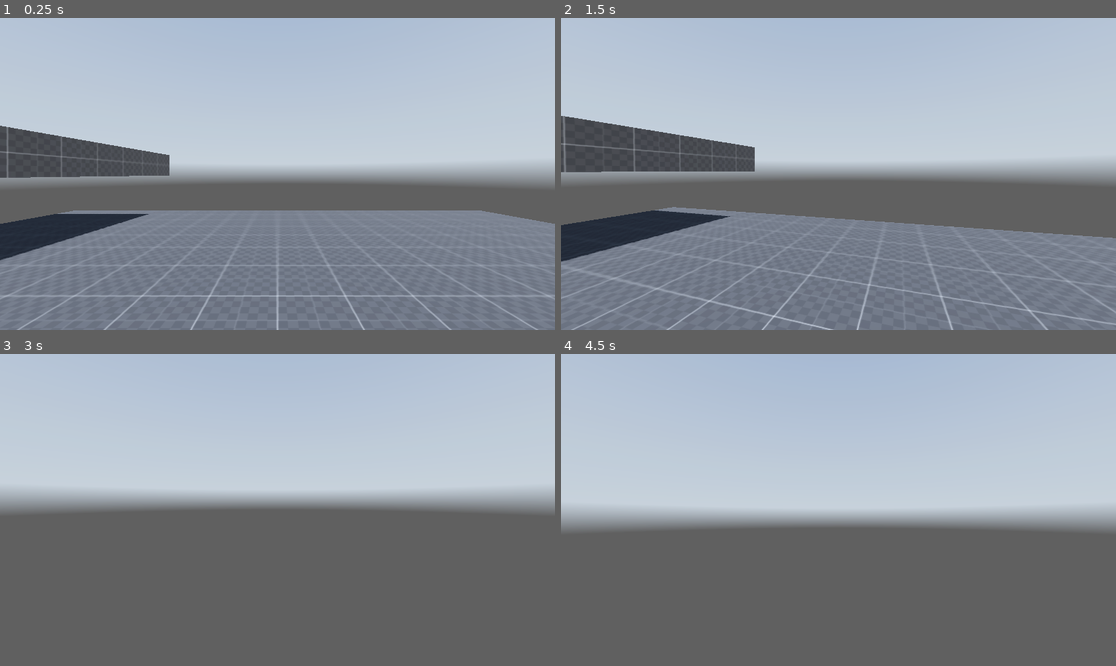
Above: before the commit, frames 1-4 (two rows, left to right).
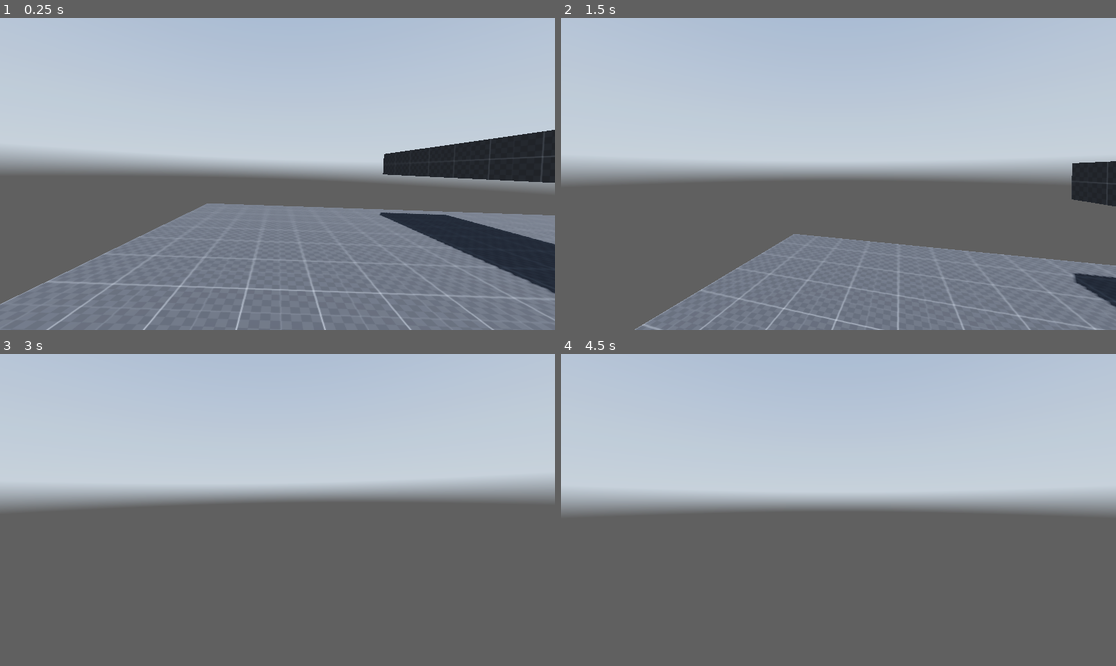
Above: after the commit, the same moments.

Repository: binary-soup/GMTK_2024
Game: Godot game, scene res://main.tscn
Same seed, same stepped clock (60 frames per second), same inputs: the game is played once before the commit and once after it. A sky picture missing from this copy of the repository is replaced by a grey-blue gradient.
Inputs (mouse positions are in pixels of both pictures, inside the frame that each line leads up to):
- Up to frame 1 (0.25 s): no input
- Up to frame 2 (1.5 s): tap Enter (ui_accept) at 0.5, 0.8, 1.35 s; move the mouse to (866, 174) at 0.52 s; hold Ctrl (crouch) 0.53-1.28 s; hold W (forward) from 0.53 s (still down); tap Space (jump, bound only after the commit) at 0.77, 1.07 s; move the mouse to (810, 174) at 1.27 s
- Up to frame 3 (3 s): keep holding W (forward); tap Space (jump, bound only after the commit) at 1.52, 1.82, 2.3, 2.85 s; tap Alt (free_look, bound only after the commit) at 1.55 s; move the mouse to (288, 503) at 2.02 s; hold Alt (free_look, bound only after the commit) 2.03-2.78 s; move the mouse to (271, 516) at 2.77 s
- Up to frame 4 (4.5 s): keep holding W (forward); tap Space (jump, bound only after the commit) at 3.02, 3.32, 3.77, 4.07 s; tap Ctrl (crouch) at 3.05 s; tap Enter (ui_accept) at 3.5, 3.8, 4.25 s; move the mouse to (877, 513) at 3.52 s; hold Ctrl (crouch) 3.53-4.28 s; tap Tab (pause, bound only after the commit) at 4.15 s; move the mouse to (794, 506) at 4.27 s; tap Shift (sprint) at 4.35 s

The runs differ from the first frame. In frame 1, 20% of the frame differs, in the area x 0-100%, y 34-100%; in frame 2, 23%, in the area x 0-100%, y 31-100%; in frame 3, 5.1%; in frame 4, 9.8%.

Commit message:
finish first person controller tutorial

Diff:
--- /dev/null
+++ b/main.gd
@@ -0,0 +1 @@
+extends Node3D
--- a/main.tscn
+++ b/main.tscn
@@ -1,8 +1,10 @@
 [gd_scene load_steps=10 format=3 uid="uid://cxcny0gd1ej06"]
 
+[ext_resource type="Script" path="res://main.gd" id="1_wbl0i"]
 [ext_resource type="Texture2D" uid="uid://ggiy26baovxx" path="res://assets/kloofendal_48d_partly_cloudy_puresky_2k.hdr" id="2_a688t"]
 [ext_resource type="Texture2D" uid="uid://bpna1b7xota1h" path="res://assets/texture_07.png" id="2_nfujs"]
-[ext_resource type="Script" path="res://scenes/player.gd" id="3_jisql"]
+[ext_resource type="PackedScene" uid="uid://cea8sd3tqu26" path="res://scenes/player.tscn" id="3_2dduu"]
+[ext_resource type="Script" path="res://pause_menu.gd" id="5_tl7ko"]
 
 [sub_resource type="PanoramaSkyMaterial" id="PanoramaSkyMaterial_lcygp"]
 panorama = ExtResource("2_a688t")
@@ -20,12 +22,8 @@
 albedo_texture = ExtResource("2_nfujs")
 uv1_triplanar = true
 
-[sub_resource type="CapsuleShape3D" id="CapsuleShape3D_e8hh8"]
-
-[sub_resource type="CapsuleShape3D" id="CapsuleShape3D_x6s4p"]
-height = 1.2
-
-[node name="World" type="Node3D"]
+[node name="Main" type="Node3D"]
+script = ExtResource("1_wbl0i")
 
 [node name="Env" type="Node3D" parent="."]
 
@@ -45,27 +43,14 @@
 material = SubResource("StandardMaterial3D_2nu0a")
 
 [node name="CSGBox3D2" type="CSGBox3D" parent="Stage"]
-transform = Transform3D(1, 0, 0, 0, 1, 0, 0, 0, 1, -15.3154, 2.22533, 0)
+transform = Transform3D(1, 0, 0, 0, 1, 0, 0, 0, 1, 0.0877521, 2.22533, 0)
 use_collision = true
-size = Vector3(20, 1, 20)
+size = Vector3(3, 1, 20)
 material = SubResource("StandardMaterial3D_2nu0a")
 
-[node name="Player" type="CharacterBody3D" parent="."]
-script = ExtResource("3_jisql")
+[node name="Player" parent="." instance=ExtResource("3_2dduu")]
+transform = Transform3D(1, 0, 0, 0, 1, 0, 0, 0, 1, -6.60098, 0, 0)
 
-[node name="StandingCollisionShape" type="CollisionShape3D" parent="Player"]
-transform = Transform3D(1, 0, 0, 0, 1, 0, 0, 0, 1, 0, 1, 0)
-shape = SubResource("CapsuleShape3D_e8hh8")
-
-[node name="CrouchingCollisionShape" type="CollisionShape3D" parent="Player"]
-transform = Transform3D(1, 0, 0, 0, 1, 0, 0, 0, 1, 0, 0.6, 0)
-shape = SubResource("CapsuleShape3D_x6s4p")
-disabled = true
-
-[node name="Head" type="Node3D" parent="Player"]
-transform = Transform3D(1, 0, 0, 0, 1, 0, 0, 0, 1, 0, 1.8, 0)
-
-[node name="Camera3D" type="Camera3D" parent="Player/Head"]
-
-[node name="RayCast3D" type="RayCast3D" parent="Player"]
-target_position = Vector3(0, 2, 0)
+[node name="PauseMenu" type="Node" parent="."]
+process_mode = 3
+script = ExtResource("5_tl7ko")
--- /dev/null
+++ b/pause_menu.gd
@@ -0,0 +1,25 @@
+extends Node
+
+var paused : bool :
+	get:
+		return paused
+	set(val):
+		paused = val
+		get_tree().paused = val
+
+		if val:
+			Input.set_mouse_mode(Input.MOUSE_MODE_VISIBLE)
+		else:
+			Input.set_mouse_mode(Input.MOUSE_MODE_CAPTURED)
+
+
+func _ready() -> void:
+	paused = false
+
+
+func _process(_delta: float) -> void:
+	if Input.is_action_just_pressed("quit"):
+		get_tree().quit()
+
+	if Input.is_action_just_pressed("pause"):
+		paused = !paused
--- a/project.godot
+++ b/project.godot
@@ -52,3 +52,18 @@
 "events": [Object(InputEventKey,"resource_local_to_scene":false,"resource_name":"","device":-1,"window_id":0,"alt_press …(195 unchanged characters)…
 ]
 }
+free_look={
+"deadzone": 0.5,
+"events": [Object(InputEventKey,"resource_local_to_scene":false,"resource_name":"","device":-1,"window_id":0,"alt_pressed":false,"shift_pressed":false,"ctrl_pressed":false,"meta_pressed":false,"pressed":false,"keycode":0,"physical_keycode":4194328,"key_label":0,"unicode":0,"location":0,"echo":false,"script":null)
+]
+}
+pause={
+"deadzone": 0.5,
+"events": [Object(InputEventKey,"resource_local_to_scene":false,"resource_name":"","device":-1,"window_id":0,"alt_pressed":false,"shift_pressed":false,"ctrl_pressed":false,"meta_pressed":false,"pressed":false,"keycode":0,"physical_keycode":4194306,"key_label":0,"unicode":0,"location":0,"echo":false,"script":null)
+]
+}
+jump={
+"deadzone": 0.5,
+"events": [Object(InputEventKey,"resource_local_to_scene":false,"resource_name":"","device":-1,"window_id":0,"alt_pressed":false,"shift_pressed":false,"ctrl_pressed":false,"meta_pressed":false,"pressed":false,"keycode":0,"physical_keycode":32,"key_label":0,"unicode":32,"location":0,"echo":false,"script":null)
+]
+}
--- a/scenes/player.gd
+++ b/scenes/player.gd
@@ -1,67 +1,108 @@
 extends CharacterBody3D
 
 # nodes
-@onready var head: Node3D = $Head
+@onready var neck: Node3D = $Neck
+@onready var head: Node3D = $Neck/Head
+@onready var eyes: Node3D = $Neck/Head/Eyes
 @onready var standing_collision_shape: CollisionShape3D = $StandingCollisionShape
 @onready var crouching_collision_shape: CollisionShape3D = $CrouchingCollisionShape
 @onready var ray_cast_3d: RayCast3D = $RayCast3D
-
-# movement constants
+@onready var camera_3d: Camera3D = $Neck/Head/Eyes/Camera3D
+@onready var eyes_anim: AnimationPlayer = $Neck/Head/Eyes/AnimationPlayer
+@onready var slide_timer: Timer = $SlideTimer
+
+
+# look constants
 @export var MOUSE_SENS := 0.005
-@export var ACCELERATION := 0.5
+@export var FREE_LOOK_LERP := 10.0
+@export var FREE_LOOK_TILT := PI/64
+
+# movement constants and vars
+@export var FLOOR_ACCELERATION := 0.5
+@export var AIR_ACCELERATION := 0.2
+
 @export var WALK_SPEED := 5.0
 @export var SPRINT_SPEED := 8.0
 @export var CROUCH_SPEED := 3.0
+@export var JUMP_SPEED := 4.5
+
+var prev_velocity : Vector3
 
 # crouching constants
-@export var HEAD_HEIGHT := 1.8
 @export var CROUCH_DEPTH := -0.5
 @export var CROUCH_LERP := 10.0
 
-const JUMP_VELOCITY := 4.5
-
-# move state
+# slide constants and vars
+@export var SLIDE_SPEED := 10.0
+@export var SLIDE_TILT := PI/64
+@export var SLIDE_TILT_LERP := 10.0
+var slide_dir : Vector2
+
+# head bob constants and vars
+@export var HEAD_BOB_SPRINT_SPEED := 22.0
+@export var HEAD_BOB_WALK_SPEED := 14.0
+@export var HEAD_BOB_CROUCH_SPEED := 10.0
+
+@export var HEAD_BOB_SPRINT_INTENSITY := 0.2
+@export var HEAD_BOB_WALK_INTENSITY := 0.1
+@export var HEAD_BOB_CROUCH_INTENSITY := 0.05
+
+@export var HEAD_BOB_LERP := 10.0
+
+var head_bob_vec := Vector2()
+var head_bob_index := 0.0
+var head_bob_curr_intensity := 0.0
+
+# move states
 enum MOVE_STATE {
-	WALK, SPRINT, CROUCH
+	WALK, SPRINT, CROUCH, SLIDE
 }
 var move_state := MOVE_STATE.WALK
-
-
-func _ready() -> void:
-	Input.set_mouse_mode(Input.MOUSE_MODE_CAPTURED)
+var free_looking := false
 
 
 func _input(event: InputEvent) -> void:
 	if event is InputEventMouseMotion:
-		rotate_y(-event.relative.x * MOUSE_SENS)
-		head.rotate_x(-event.relative.y * MOUSE_SENS)
-		head.rotation.x = clamp(head.rotation.x, -PI/2, PI/2)
+		_handle_look(event.relative)
+
+
+func _handle_look(relative : Vector2) -> void:
+	if free_looking:
+		neck.rotate_y(-relative.x * MOUSE_SENS)
+		neck.rotation.y = clamp(neck.rotation.y, -2*PI/3, 2*PI/3)
+	else:
+		rotate_y(-relative.x * MOUSE_SENS)
+
+	head.rotate_x(-relative.y * MOUSE_SENS)
+	head.rotation.x = clamp(head.rotation.x, -PI/2, PI/2)
 
 
 func _physics_process(delta: float) -> void:
-	if Input.is_action_just_pressed("quit"):
-		get_tree().quit()
-
-	# Add the gravity.
-	if not is_on_floor():
-		velocity += get_gravity() * delta
-
-	# Handle jump.
-	if Input.is_action_just_pressed("ui_accept") and is_on_floor():
-		velocity.y = JUMP_VELOCITY
-
 	_handle_move_state()
-	_handle_crouching(delta)
+
+	_handle_head_bob(delta)
+	_handle_free_looking(delta)
+	_handle_crouching_height(delta)
+
 	_handle_xz_movement()
-
+	_handle_y_movement(delta)
+
+	prev_velocity = velocity
 	move_and_slide()
 
 
 func _handle_move_state() -> void:
+	if move_state == MOVE_STATE.SLIDE:
+		return
+
 	if Input.is_action_pressed("crouch"):
-		move_state = MOVE_STATE.CROUCH
-		return
-
+		if move_state == MOVE_STATE.SPRINT and _get_input_dir() != Vector2.ZERO:
+			_start_slide()
+		else:
+			move_state = MOVE_STATE.CROUCH
+		return
+
+	# when existing crouch state, check for room above head
 	if move_state == MOVE_STATE.CROUCH and ray_cast_3d.is_colliding():
 		return
 
@@ -72,13 +113,56 @@
 	move_state = MOVE_STATE.WALK
 
 
-func _handle_crouching(delta: float) -> void:
-	if move_state == MOVE_STATE.CROUCH:
-		head.position.y = lerp(head.position.y, HEAD_HEIGHT + CROUCH_DEPTH, delta*CROUCH_LERP)
+func _handle_head_bob(delta: float) -> void:
+	if !is_on_floor() or move_state == MOVE_STATE.SLIDE or _get_input_dir() == Vector2.ZERO:
+		eyes.position.y = lerp(eyes.position.y, 0.0, delta * HEAD_BOB_LERP)
+		eyes.position.x = lerp(eyes.position.x, 0.0, delta * HEAD_BOB_LERP)
+		return
+
+	match (move_state):
+		MOVE_STATE.CROUCH:
+			head_bob_curr_intensity = HEAD_BOB_CROUCH_INTENSITY
+			head_bob_index += HEAD_BOB_CROUCH_SPEED * delta
+		MOVE_STATE.SPRINT:
+			head_bob_curr_intensity = HEAD_BOB_SPRINT_INTENSITY
+			head_bob_index += HEAD_BOB_SPRINT_SPEED * delta
+		_:
+			head_bob_curr_intensity = HEAD_BOB_WALK_INTENSITY
+			head_bob_index += HEAD_BOB_WALK_SPEED * delta
+
+	head_bob_vec.y = sin(head_bob_index)
+	head_bob_vec.x = sin(head_bob_index/2.0)+0.5
+
+	eyes.position.y = lerp(eyes.position.y, head_bob_vec.y * (head_bob_curr_intensity/2.0), delta * HEAD_BOB_LERP)
+	eyes.position.x = lerp(eyes.position.x, head_bob_vec.x * head_bob_curr_intensity, delta * HEAD_BOB_LERP)
+
+
+func _handle_free_looking(delta: float) -> void:
+	if Input.is_action_pressed("free_look") or move_state == MOVE_STATE.SLIDE:
+		free_looking = true
+		if move_state == MOVE_STATE.SLIDE:
+			eyes.rotation.z = lerp(eyes.rotation.z, -SLIDE_TILT, delta * SLIDE_TILT_LERP)
+		else:
+			eyes.rotation.z = -neck.rotation.y * FREE_LOOK_TILT
+	else:
+		free_looking = false
+		neck.rotation.y = lerp(neck.rotation.y, 0.0, delta * FREE_LOOK_LERP)
+		eyes.rotation.z = lerp(eyes.rotation.z, 0.0, delta * FREE_LOOK_LERP)
+
+
+func _start_slide() -> void:
+	move_state = MOVE_STATE.SLIDE
+	slide_dir = _get_input_dir()
+	slide_timer.start()
+
+
+func _handle_crouching_height(delta: float) -> void:
+	if move_state == MOVE_STATE.CROUCH or move_state == MOVE_STATE.SLIDE:
+		head.position.y = lerp(head.position.y, CROUCH_DEPTH, delta*CROUCH_LERP)
 		standing_collision_shape.disabled = true
 		crouching_collision_shape.disabled = false
 	else:
-		head.position.y = lerp(head.position.y, HEAD_HEIGHT, delta*CROUCH_LERP)
+		head.position.y = lerp(head.position.y, 0.0, delta*CROUCH_LERP)
 		standing_collision_shape.disabled = false
 		crouching_collision_shape.disabled = true
 
@@ -87,10 +171,34 @@
 	var target := _target_xz_velocity()
 	var diff := target - velocity
 
-	if ACCELERATION >= diff.length():
+	var acceleration := FLOOR_ACCELERATION
+	if !is_on_floor():
+		acceleration = AIR_ACCELERATION
+
+	if acceleration >= diff.length():
 		velocity = target
 	else:
-		velocity += diff.normalized() * ACCELERATION
+		velocity += diff.normalized() * acceleration
+
+
+func _handle_y_movement(delta: float) -> void:
+	if !is_on_floor():
+		velocity += get_gravity() * delta
+		return
+
+	# on_floor
+
+	if prev_velocity.y < 0.0:
+		eyes_anim.play("land")
+
+	_handle_jump()
+
+
+func _handle_jump() -> void:
+	if Input.is_action_just_pressed("jump") and !ray_cast_3d.is_colliding():
+		velocity.y = JUMP_SPEED
+		eyes_anim.play("jump")
+		_end_slide()
 
 
 func _target_xz_velocity() -> Vector3:
@@ -100,10 +208,33 @@
 			speed = CROUCH_SPEED
 		MOVE_STATE.SPRINT:
 			speed = SPRINT_SPEED
+		MOVE_STATE.SLIDE:
+			speed = SLIDE_SPEED
 		_:
 			speed = WALK_SPEED
 
-	var input_dir := Input.get_vector("left", "right", "forward", "back")
+	var input_dir : Vector2
+	if move_state == MOVE_STATE.SLIDE:
+		input_dir = slide_dir
+	else:
+		input_dir = _get_input_dir()
+
 	var direction := (transform.basis * Vector3(input_dir.x, 0, input_dir.y)).normalized()
 
 	return Vector3(direction.x * speed, velocity.y, direction.z * speed)
+
+
+func _get_input_dir() -> Vector2:
+	return Input.get_vector("left", "right", "forward", "back")
+
+
+func _on_slide_timer_timeout() -> void:
+	_end_slide()
+
+
+func _end_slide() -> void:
+	if move_state != MOVE_STATE.SLIDE:
+		return
+
+	slide_timer.stop()
+	move_state = MOVE_STATE.CROUCH
--- /dev/null
+++ b/scenes/player.tscn
@@ -0,0 +1,98 @@
+[gd_scene load_steps=8 format=3 uid="uid://cea8sd3tqu26"]
+
+[ext_resource type="Script" path="res://scenes/player.gd" id="1_rhk6v"]
+
+[sub_resource type="CapsuleShape3D" id="CapsuleShape3D_e8hh8"]
+
+[sub_resource type="CapsuleShape3D" id="CapsuleShape3D_x6s4p"]
+height = 1.2
+
+[sub_resource type="Animation" id="Animation_vngqw"]
+resource_name = "jump"
+length = 0.4
+tracks/0/type = "value"
+tracks/0/imported = false
+tracks/0/enabled = true
+tracks/0/path = NodePath("Neck/Head/Eyes:rotation")
+tracks/0/interp = 1
+tracks/0/loop_wrap = true
+tracks/0/keys = {
+"times": PackedFloat32Array(0, 0.1, 0.4),
+"transitions": PackedFloat32Array(1, 1, 1),
+"update": 0,
+"values": [Vector3(0, 0, 0), Vector3(-0.0349066, 0, -0.0174533), Vector3(0, 0, 0)]
+}
+
+[sub_resource type="Animation" id="Animation_awv1v"]
+length = 0.001
+tracks/0/type = "value"
+tracks/0/imported = false
+tracks/0/enabled = true
+tracks/0/path = NodePath("Neck/Head/Eyes:rotation")
+tracks/0/interp = 1
+tracks/0/loop_wrap = true
+tracks/0/keys = {
+"times": PackedFloat32Array(0),
+"transitions": PackedFloat32Array(1),
+"update": 0,
+"values": [Vector3(0, 0, 0)]
+}
+
+[sub_resource type="Animation" id="Animation_wv1hq"]
+resource_name = "land"
+length = 0.4
+tracks/0/type = "value"
+tracks/0/imported = false
+tracks/0/enabled = true
+tracks/0/path = NodePath("Neck/Head/Eyes:rotation")
+tracks/0/interp = 1
+tracks/0/loop_wrap = true
+tracks/0/keys = {
+"times": PackedFloat32Array(0, 0.1, 0.4),
+"transitions": PackedFloat32Array(1, 1, 1),
+"update": 0,
+"values": [Vector3(0, 0, 0), Vector3(-0.0349066, 0, 0.0523599), Vector3(0, 0, 0)]
+}
+
+[sub_resource type="AnimationLibrary" id="AnimationLibrary_bq30g"]
+_data = {
+"RESET": SubResource("Animation_awv1v"),
+"jump": SubResource("Animation_vngqw"),
+"land": SubResource("Animation_wv1hq")
+}
+
+[node name="Player" type="CharacterBody3D"]
+script = ExtResource("1_rhk6v")
+
+[node name="StandingCollisionShape" type="CollisionShape3D" parent="."]
+transform = Transform3D(1, 0, 0, 0, 1, 0, 0, 0, 1, 0, 1, 0)
+shape = SubResource("CapsuleShape3D_e8hh8")
+
+[node name="CrouchingCollisionShape" type="CollisionShape3D" parent="."]
+transform = Transform3D(1, 0, 0, 0, 1, 0, 0, 0, 1, 0, 0.6, 0)
+shape = SubResource("CapsuleShape3D_x6s4p")
+disabled = true
+
+[node name="RayCast3D" type="RayCast3D" parent="."]
+target_position = Vector3(0, 2, 0)
+
+[node name="Neck" type="Node3D" parent="."]
+transform = Transform3D(1, 0, 0, 0, 1, 0, 0, 0, 1, 0, 1.8, 0)
+
+[node name="Head" type="Node3D" parent="Neck"]
+
+[node name="Eyes" type="Node3D" parent="Neck/Head"]
+
+[node name="Camera3D" type="Camera3D" parent="Neck/Head/Eyes"]
+
+[node name="AnimationPlayer" type="AnimationPlayer" parent="Neck/Head/Eyes"]
+root_node = NodePath("../../../..")
+libraries = {
+"": SubResource("AnimationLibrary_bq30g")
+}
+
+[node name="SlideTimer" type="Timer" parent="."]
+wait_time = 0.6
+one_shot = true
+
+[connection signal="timeout" from="SlideTimer" to="." method="_on_slide_timer_timeout"]
